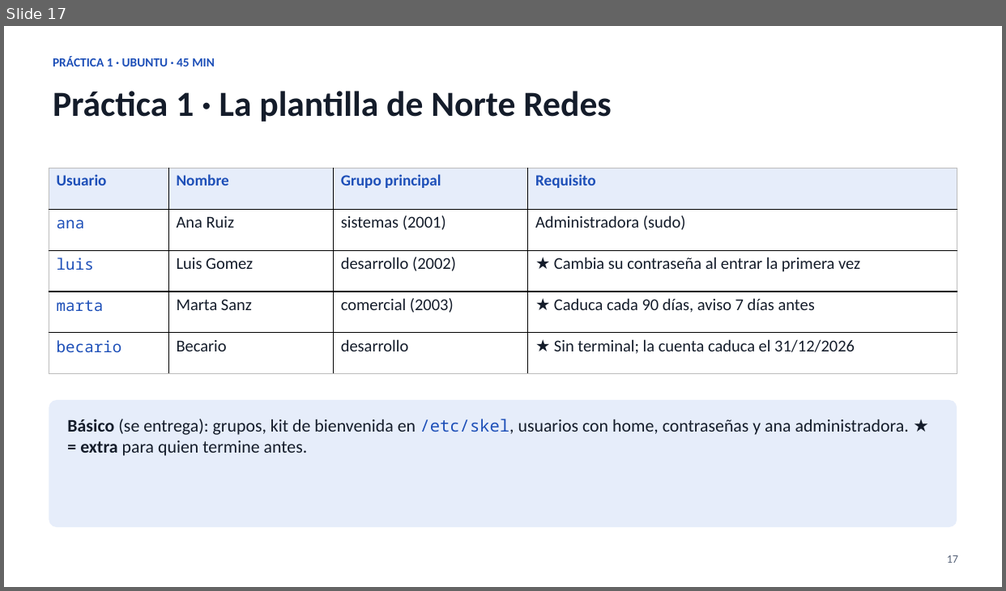
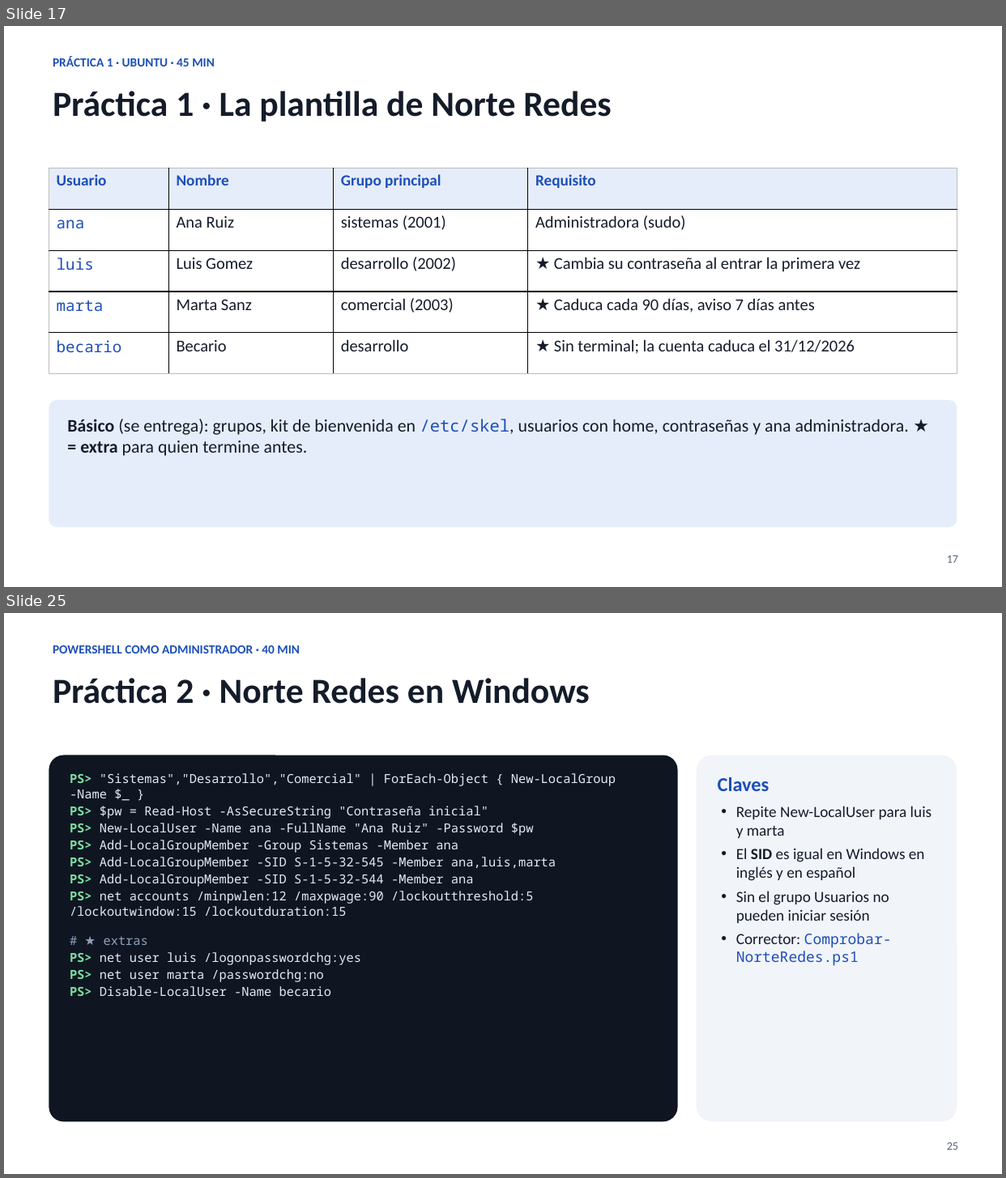
Before and after one commit to keespootes-cloud/norte-redes-lab, a slide deck: presentacion/Norte_Redes_UF2_Administracion_software_base.pptx. Shown one above the other, each under a label of ours: slide 17 before the commit, slides 17 and 25 after it; the slides between them are not shown. The pictures are 1006x591 and 1006x1178 pixels, drawn with LibreOffice and Linux fonts; fonts in the diff are those of the drawing. Boxes give left, top, right and bottom in pixels: in the first picture for what was removed or moved away, otherwise in the second. Text is boxed around its words. In the diff, an @@ line names an element or a change of style, - is before the commit and + after.

```diff
--- a/presentacion/Norte_Redes_UF2_Administracion_software_base.pptx
+++ b/presentacion/Norte_Redes_UF2_Administracion_software_base.pptx
@@ slide 25 added at [4,613,1002,1174], background #FFFFFF @@
@@ text added at [53,645,300,653], 12 pt, text #1D4FB8, bold @@
+POWERSHELL COMO ADMINISTRADOR · 40 MIN
@@ text added at [53,678,590,704], 34 pt, text #141C2A, bold @@
+Práctica 2 · Norte Redes en Windows
@@ rounded rectangle added at [49,756,678,1122], fill #0F1622, 12 pt, text #E3EAF4 @@
+PS> "Sistemas","Desarrollo","Comercial" | ForEach-Object { New-LocalGroup -Name $_ }
+PS> $pw = Read-Host -AsSecureString "Contraseña inicial"
+PS> New-LocalUser -Name ana -FullName "Ana Ruiz" -Password $pw
+PS> Add-LocalGroupMember -Group Sistemas -Member ana
+PS> Add-LocalGroupMember -SID S-1-5-32-545 -Member ana,luis,marta
+PS> Add-LocalGroupMember -SID S-1-5-32-544 -Member ana
+PS> net accounts /minpwlen:12 /maxpwage:90 /lockoutthreshold:5 /lockoutwindow:15 /lockoutduration:15
+# ★ extras
+PS> net user luis /logonpasswordchg:yes
+PS> net user marta /passwordchg:no
+PS> Disable-LocalUser -Name becario
@@ rounded rectangle added at [697,756,957,1122], fill #F1F4F9, 15 pt, text #141C2A @@
+Claves
+• Repite New-LocalUser para luis y marta
+• El SID es igual en Windows en inglés y en español
+• Sin el grupo Usuarios no pueden iniciar sesión
+• Corrector: Comprobar-NorteRedes.ps1
@@ text added at [947,1143,958,1150], 11 pt, text #566278 @@
+25
```
Also in this commit, not shown: 18 slides changed, 5 other slides added, 1 slide removed, 4 other files.
